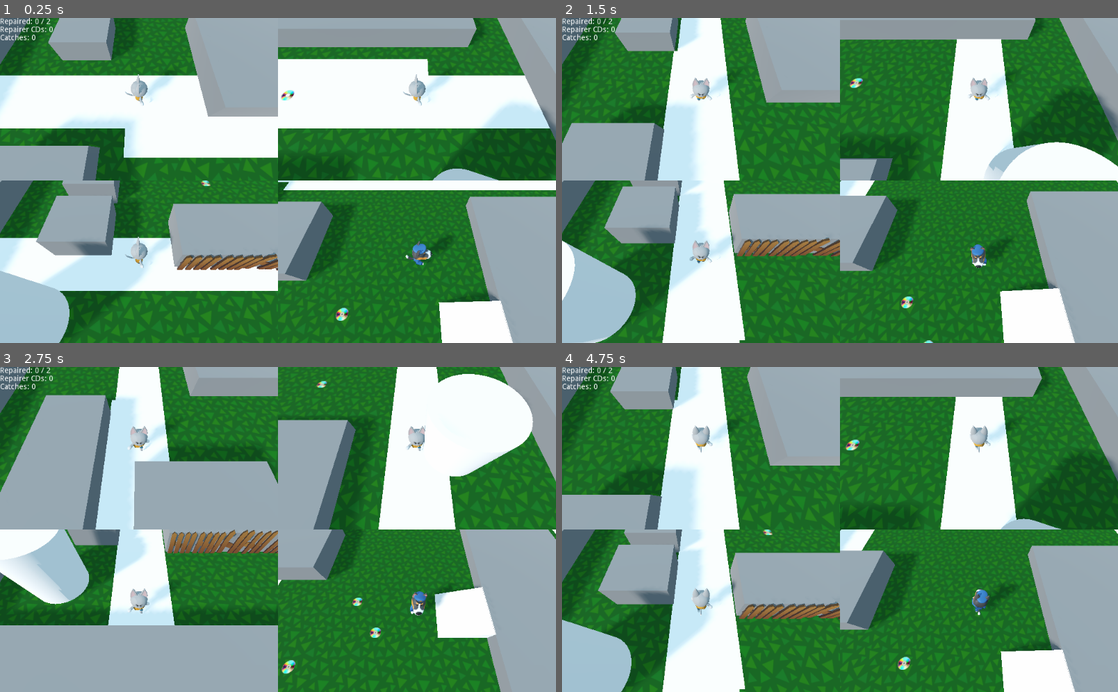
Above: before the commit, frames 1-4 (two rows, left to right).
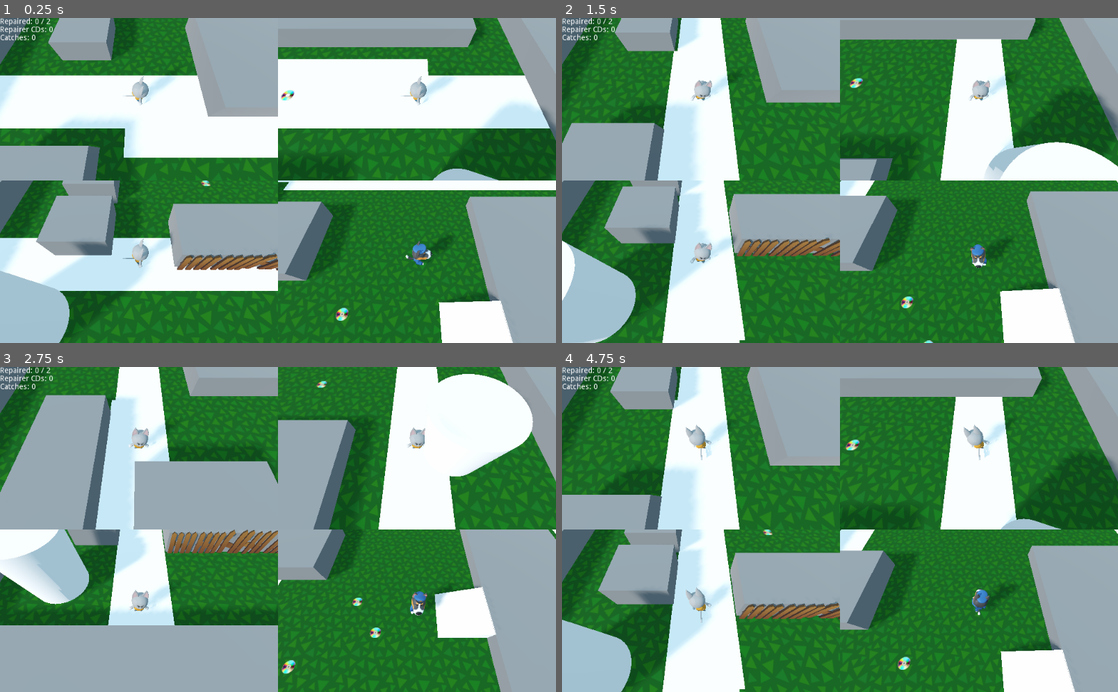
Above: after the commit, the same moments.

Repository: bmolyneaux/GGJ2020
Game: Godot game, scene res://UI/Splitscreen.tscn
Same seed, same stepped clock (60 frames per second), same inputs: the game is played once before the commit and once after it.
Inputs:
- Up to frame 1 (0.25 s): no input
- Up to frame 2 (1.5 s): tap Enter (ui_accept) at 0.5, 0.77 s; hold Right (ui_right) 0.53-1.28 s; tap Space at 0.6 s; hold S from 1.28 s (still down); tap Shift at 1.35 s
- Up to frame 3 (2.75 s): tap Enter (ui_accept) at 1.52 s; release S at 2.03 s; hold Right (ui_right) from 2.03 s (still down); tap Space at 2.1 s
- Up to frame 4 (4.75 s): release Right (ui_right) at 2.78 s; hold W 2.78-3.53 s; tap Shift at 2.85, 4.35 s; tap Enter (ui_accept) at 3.02, 3.77, 4.52 s; hold Left (ui_left) from 3.53 s (still down); tap Space at 3.6 s

The runs differ from the first frame. In frame 1, 0.3% of the frame differs, in the area x 22-82%, y 17-77%; in frame 2, 0.4%; in frame 3, 0.3%; in frame 4, 0.6%, in the area x 22-80%, y 17-79%.

Commit message:
Switch animations! 😍

Diff:
--- a/Repairer/repairer.gd
+++ b/Repairer/repairer.gd
@@ -20,8 +20,11 @@
 
 func _ready():
 	add_to_group("player")
+	$KittyCat.get_node("AnimationPlayer").get_animation("Idle").loop = true
+	$KittyCat.get_node("AnimationPlayer").get_animation("Holding Walk").loop = true
 	$KittyCat.get_node("AnimationPlayer").get_animation("Walk").loop = true
 	$KittyCat.get_node("AnimationPlayer").play("Walk")
+	$KittyCat.get_node("AnimationPlayer").set_default_blend_time(0.2)
 	rng.randomize()
 
 func _physics_process(delta):
@@ -33,6 +36,14 @@
 
 	move_and_slide(movement, Vector3(0, 1, 0))
 	$KittyCat.rotation = Vector3(0, atan2(speed.y, -speed.x),0)
+
+	if speed.length_squared() > 50 * 50:
+		if num_collected > 0:
+			$KittyCat.get_node("AnimationPlayer").play("Holding Walk")
+		else:
+			$KittyCat.get_node("AnimationPlayer").play("Walk")
+	else:
+		$KittyCat.get_node("AnimationPlayer").play("Idle")
 
 	if caught_cooldown <= 0:
 		_pick_up_nearby_cds()
